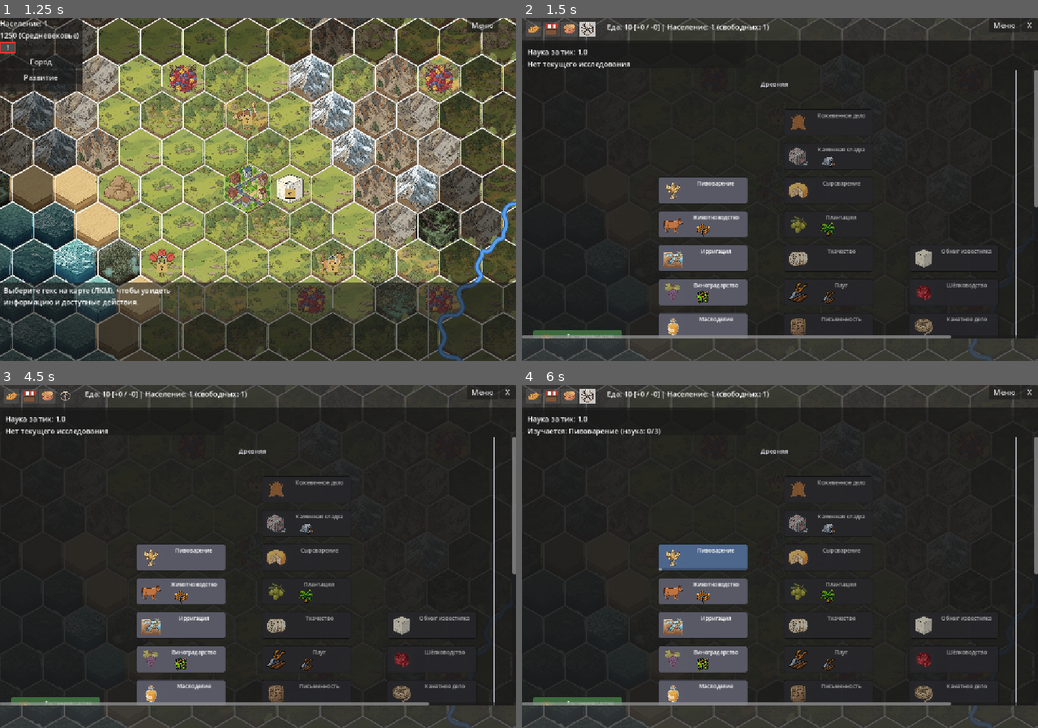
Above: before the commit, frames 1-4 (two rows, left to right).
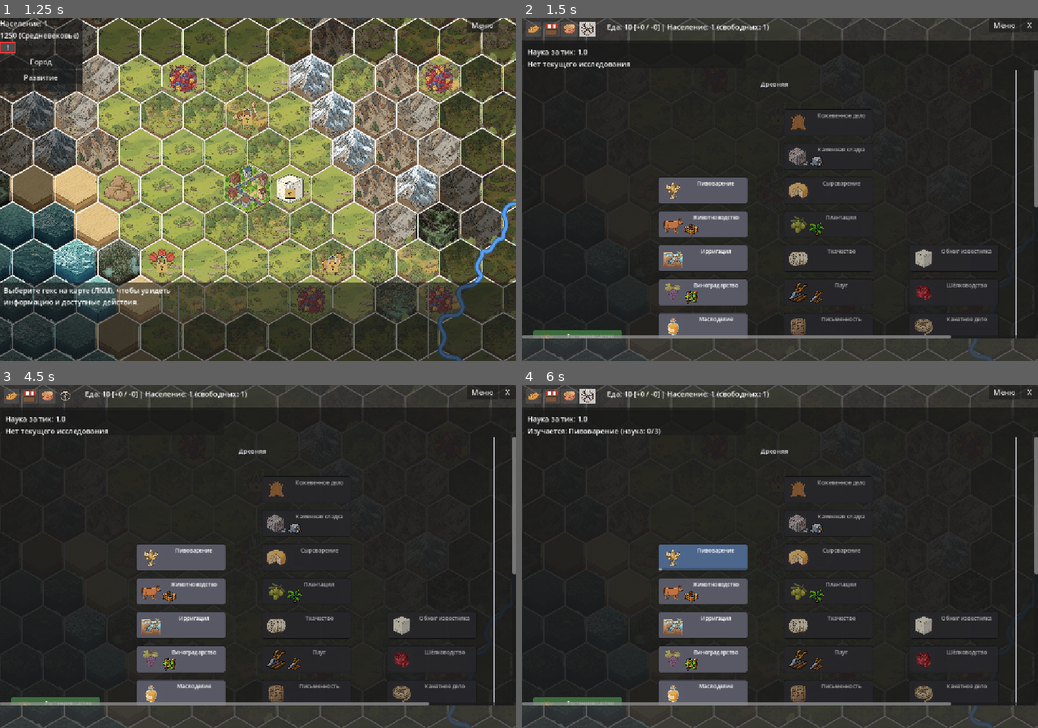
Above: after the commit, the same moments.

Repository: Night-Pryanik/The-City
Game: Godot game, scene res://scenes/main_menu.tscn
Two runs of this game, one before a commit and one after it. Both use one fixed random seed, a clock stepped at 60 frames per second and the inputs below.
Inputs (mouse positions are in pixels of both pictures, inside the frame that each line leads up to):
- Up to frame 1 (1.25 s): click "Новая игра" at 0.5 s
- Up to frame 2 (1.5 s): click (532, 48) at 1.25 s
- Up to frame 3 (4.5 s): click (10, 395) at 2 s; click (30, 395) at 2.75 s; click (46, 395) at 3.5 s; click (67, 395) at 4.25 s
- Up to frame 4 (6 s): click (578, 710) at 5.02 s; click (702, 556) at 5.77 s

Frame 1 is identical in both runs. In frame 2, 0.6% of the frame differs, in the area x 31-61%, y 40-84%; in frame 3, 0.6%; in frame 4, 0.6%.

Commit message:
Немного красоты

Diff:
--- a/scripts/tech_tree.gd
+++ b/scripts/tech_tree.gd
@@ -18,9 +18,9 @@
 const BUTTON_WIDTH: int = 200 # фиксированная ширина кнопки
 const BUTTON_HEIGHT: int = 60 # фиксированная высота кнопки
 const BUTTON_VERTICAL_GAP: int = 16 # вертикальный зазор между кнопками в колонке
-const ICON_SIZE: int = 50
-const UNLOCK_ICON_SIZE: int = 32
-const UNLOCK_ICONS_MARGIN: int = 3 # размер иконки слева от названия
+const ICON_SIZE: int = 50 # размер иконки технологии
+const UNLOCK_ICON_SIZE: int = 32 # размер иконки открываемого контента на кнопке технологии
+const UNLOCK_ICONS_MARGIN: int = 3 # расстояние от иконок до границ кнопки
 
 # --- Разделение по эпохам ---
 # Каждая технология в JSON содержит поле "era" (id эпохи), а человекочитаемые
@@ -704,7 +704,7 @@
 
     var row := HBoxContainer.new()
     row.name = "UnlockIconsRow"
-    row.anchor_left = 0.0
+    row.anchor_left = 0.25
     row.anchor_right = 1.0
     row.anchor_top = 1.0
     row.anchor_bottom = 1.0
@@ -713,7 +713,7 @@
     row.offset_left = 8
     row.offset_right = -8
     row.add_theme_constant_override("separation", 4)
-    row.alignment = BoxContainer.ALIGNMENT_CENTER
+    row.alignment = BoxContainer.ALIGNMENT_BEGIN
     row.mouse_filter = Control.MOUSE_FILTER_PASS
     btn.add_child(row)
 
